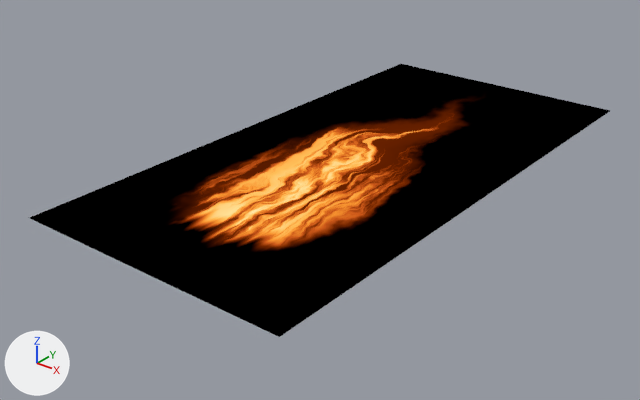
The Blender file CongCu/Blender/lua_chay_nguoi.blend: old version first, new version second.
Before and after are seen from a camera (50 mm lens) standing at (3.35, -4.63, 2.43) and looking at (-0.13, -0.27, -0.27). The axes (+X, +Y, +Z) are drawn at lower left. The lights are the same throughout. The picture after the commit comes second.

The scene before the commit, as lines of its bpy script (objects in view):
```python
me_tamluatt = bpy.data.meshes.new('TamLuaTT')
me_tamluatt.from_pydata([(-1.0, -1.0, 0.0), (1.0, -1.0, 0.0), (-1.0, 1.0, 0.0), (1.0, 1.0, 0.0)], [], [(0, 1, 3, 2)])
me_tamluatt.materials.append(mat_luatoanthan_ve)
ob_tamluatt = bpy.data.objects.new('TamLuaTT', me_tamluatt)
ob_tamluatt.location = (0.0, 0.0, 0.0)
ob_tamluatt.scale = (1.0, 2.0, 1.0)
```
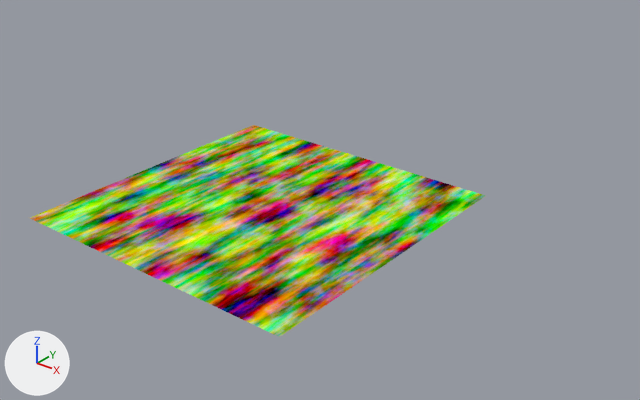
The newer file is also turned or shifted as a whole; pictures and numbers use the older file's frame.

The change, as JSON lines over the scene's bpy script:
```json
{"op": "add", "block": "mat_luaphuthan_ve", "code": ["mat_luaphuthan_ve = bpy.data.materials.new('LuaPhuThan_Ve')", "# nodes: CombineColor, CombineXYZ, Emission, MapRange, Math, OutputMaterial, SeparateXYZ, TexCoord, TexNoise"]}
{"block": "me_tamluatt", "where": "me_tamluatt.from_pydata(...)  # 4 vertices, 1 face; spans x -1.0..1.0, y -1.0..1.0, z 0.0"}
{"op": "remove", "block": "me_tamluatt", "code": "me_tamluatt.materials.append(mat_luatoanthan_ve)"}
{"op": "add", "block": "me_tamluatt", "code": "me_tamluatt.materials.append(mat_luaphuthan_ve)"}
{"op": "set", "path": "ob_tamluatt.scale", "old": "(1.0, 2.0, 1.0)", "new": "(1.0, 1.0, 1.0)"}
{"op": "set", "path": "ob_tamluatt.location", "old": "(0.0, 0.0, 0.0)", "new": "(0.0, -1.0, 0.0)"}
```

Changed parts and their boxes (x1, y1, x2, y2) in the pictures (640 x 400 px):
```json
{"object": "TamLuaTT", "change": "recoloured, moved, rescaled", "before": [30, 64, 610, 337], "after": [30, 125, 486, 337], "on screen": "lighter, 21% narrower, 22% shorter"}
```
